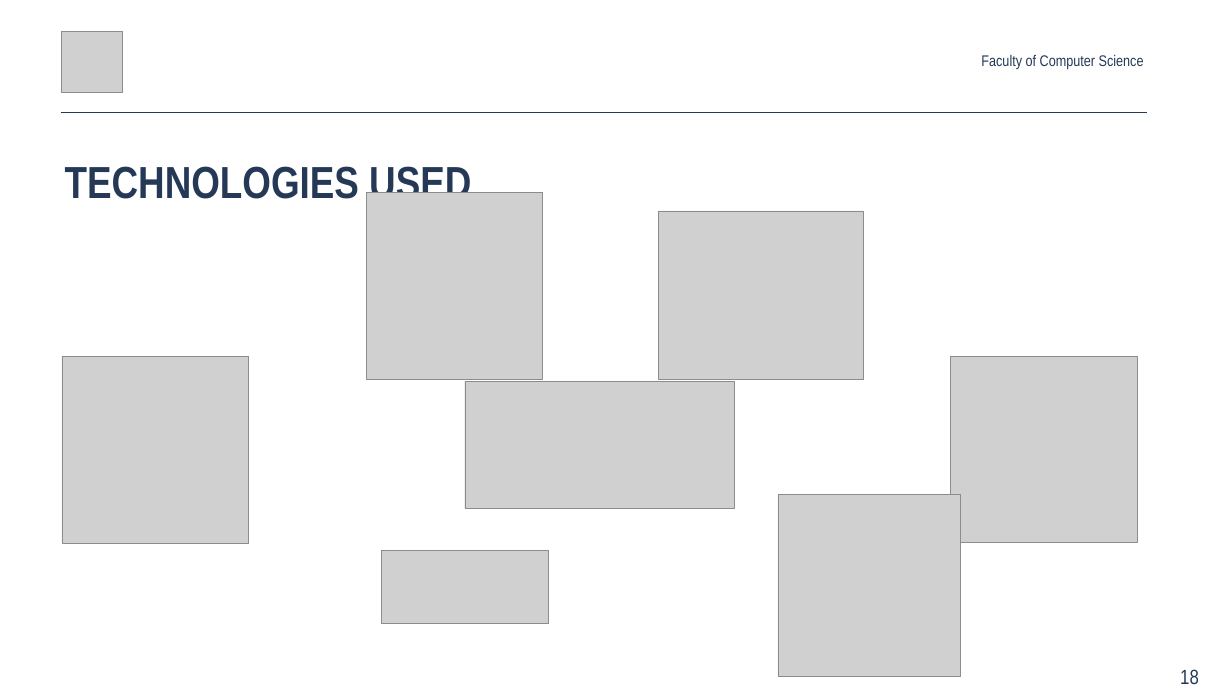
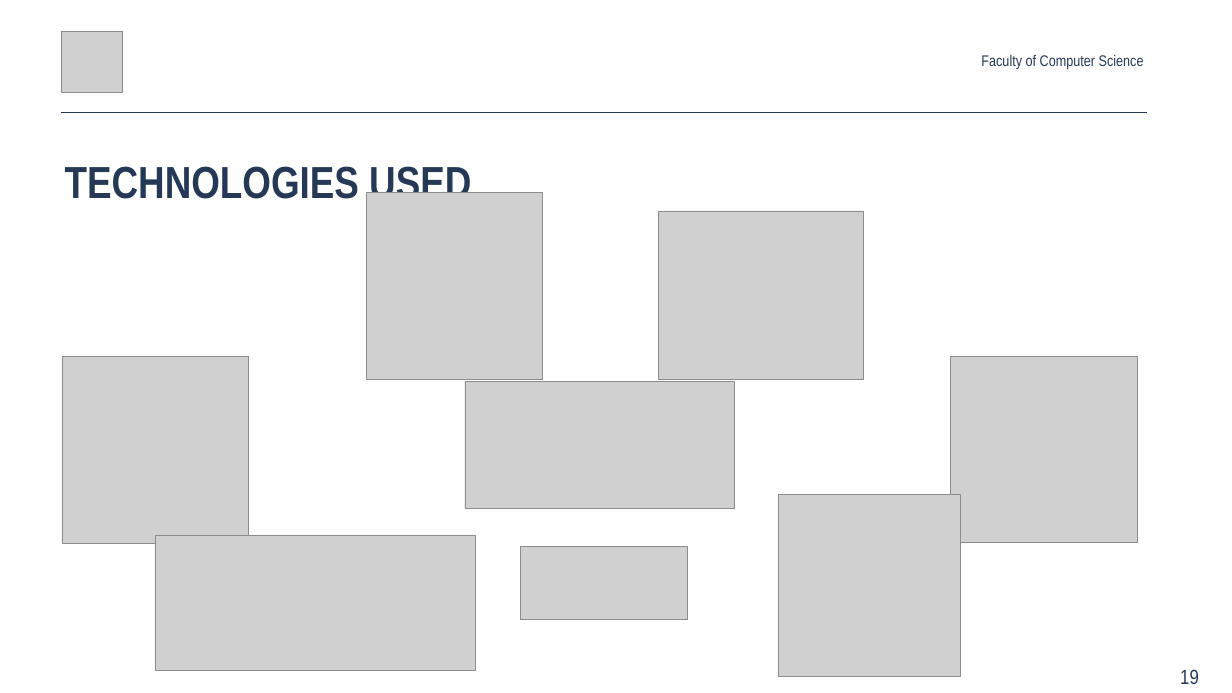
Before and after one commit to Glost/btrees_2019, a slide deck: slide 19 of root/docs/slides/Anton_Rigin_SYRCoSE_2019.pptx (slide 18 before the commit). Drawn at 1232x693 pixels with LibreOffice and Linux fonts; fonts in the diff are those of the drawing; grey boxes stand for pictures. Boxes give left, top, right and bottom in pixels: in the first picture for what was removed or moved away, otherwise in the second. Text is boxed around its words. In the diff, an @@ line names an element or a change of style, - is before the commit and + after.

```diff
--- a/root/docs/slides/Anton_Rigin_SYRCoSE_2019.pptx
+++ b/root/docs/slides/Anton_Rigin_SYRCoSE_2019.pptx
@@ picture added at (x1=155, y1=534, x2=475, y2=670) @@
@@ picture moved from (x1=381, y1=550, x2=548, y2=623) to (x1=520, y1=546, x2=687, y2=619) @@
@@ page number at (x1=1180, y1=669, x2=1199, y2=684): text changed @@
-18
+19
```
Also in this commit, not shown: 8 other slides changed, 1 slide added, 1 other file.
